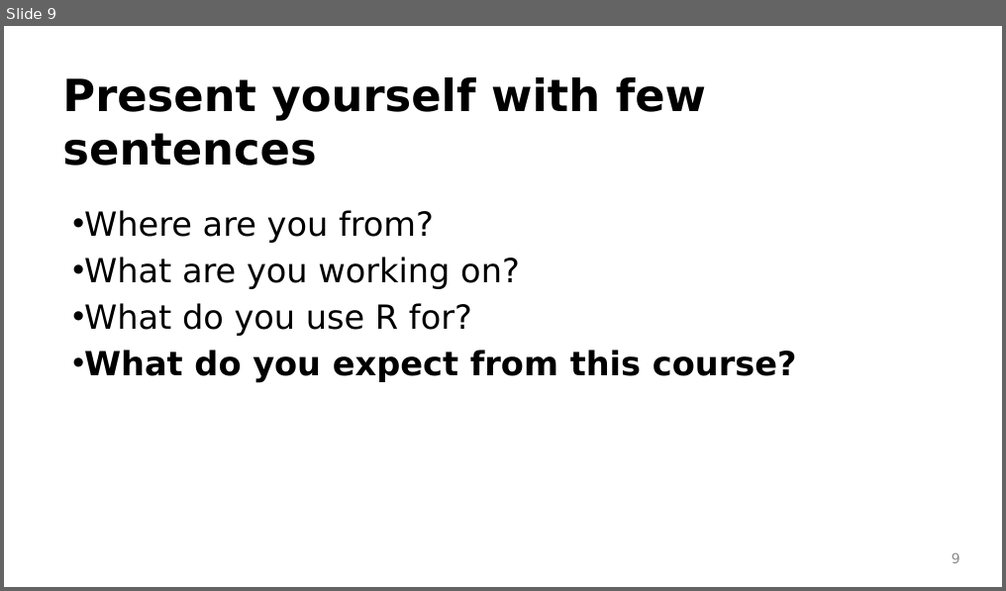
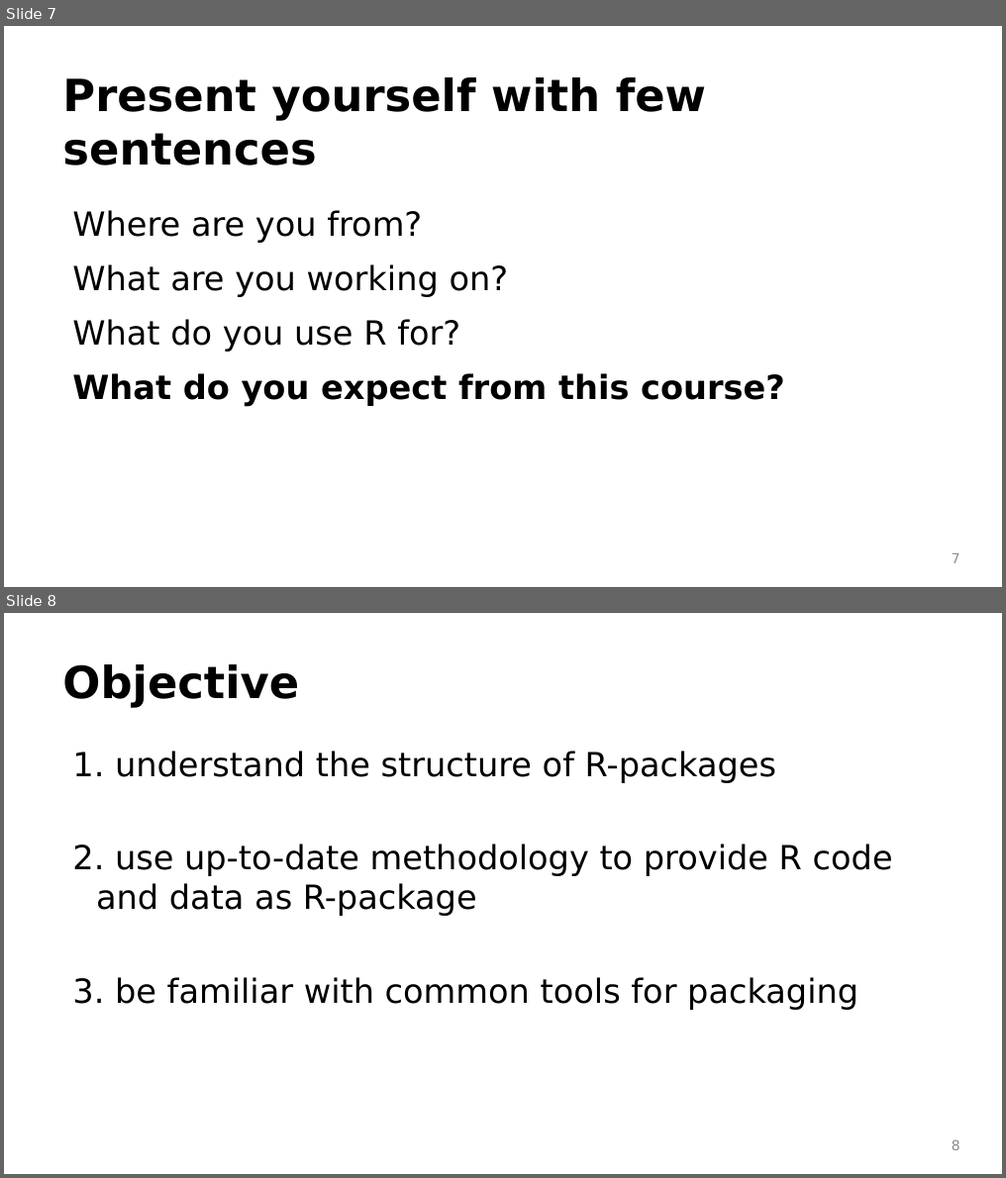
Before and after one commit to idiv-biodiversity/yDiv_building_packages_Rstudio_GitHub, a slide deck: introduction.pptx. Shown one above the other, each under a label of ours: slide 9 before the commit, slides 7 and 8 after it. The pictures are 1006x591 and 1006x1178 pixels, drawn with LibreOffice and Linux fonts; fonts in the diff are those of the drawing; background and template pictures are left out. Boxes give left, top, right and bottom in pixels: in the first picture for what was removed or moved away, otherwise in the second. Text is boxed around its words. In the diff, an @@ line names an element or a change of style, - is before the commit and + after.

```diff
--- a/introduction.pptx
+++ b/introduction.pptx
@@ slide 8 added at [4, 613, 1002, 1174], background picture (left out) @@
@@ text added at [62, 664, 299, 708], 32 pt, text #000000, bold @@
+Objective
@@ text added at [72, 751, 893, 1010], 24 pt, text #000000 @@
+1. understand the structure of R-packages
+2. use up-to-date methodology to provide R code and data as R-package
+3. be familiar with common tools for packaging
@@ page number added at [951, 1141, 960, 1151], 10 pt, text #8C8C8C @@
+8
@@ what was slide 9 is now slide 7 @@
@@ slide 7 changed as well @@
@@ text "Where are you from?" at [72, 210, 785, 406]: bullet • to none @@
@@ page number at [951, 554, 960, 564]: text changed @@
-9
+7
```
Also in this commit, not shown: 5 other slides changed, 1 other slide added, 3 slides removed, 5 other files.
